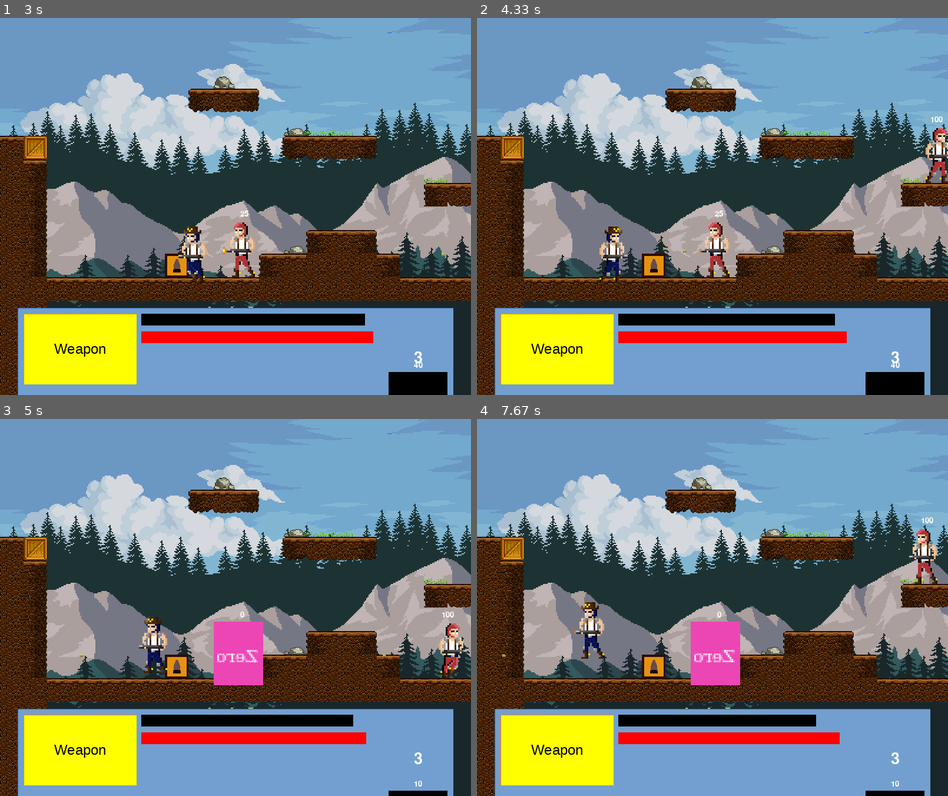
Above: before the commit, frames 1-4 (two rows, left to right).
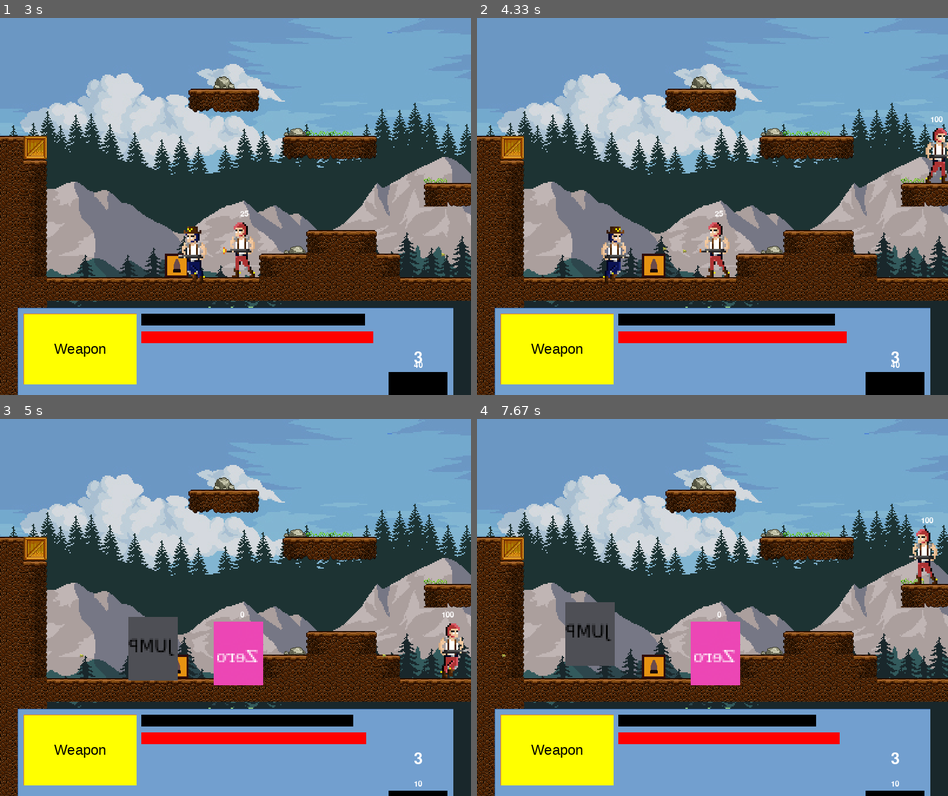
Above: after the commit, the same moments.

Repository: DevsInTheShed/pyGameJam2021
Game: pygame game, started from main.py
The game is run twice, just before and just after one commit, with the same random seed, the same clock (stepped at 60 frames per second) and the same inputs.
Inputs (mouse positions are in pixels of both pictures, inside the frame that each line leads up to):
- Up to frame 1 (3 s): click (235, 217) at 0.38 s; click (334, 289) at 0.72 s; tap Space at 1, 1.4, 1.7, 1.9, 2.23, 2.53, 2.73 s; hold Right 1.33-1.8 s; hold Up 1.83-2.13 s; tap V at 1.98 s; hold Right 2.17-2.63 s; hold Left from 2.67 s (still down)
- Up to frame 2 (4.33 s): tap Space at 3.03, 3.3, 3.6, 3.73, 4.13 s; release Left at 3.2 s; hold Left 3.23-3.63 s; tap V at 3.38 s; hold Up 3.67-4.03 s; hold Right from 4.07 s (still down)
- Up to frame 3 (5 s): tap Space at 4.43, 4.8 s; release Right at 4.7 s; hold Left from 4.73 s (still down); tap V at 4.88 s
- Up to frame 4 (7.67 s): tap Space at 5.1, 5.3, 5.6, 5.8, 6.13, 6.43, 6.63, 6.93, 7.2, 7.5, 7.63 s; release Left at 5.2 s; hold Right 5.23-5.7 s; hold Up 5.73-6.03 s; hold Right 6.07-6.53 s; tap V at 6.22 s; hold Left 6.57-7.1 s; hold Left 7.13-7.53 s; hold Up from 7.57 s (still down)

Frame 1 is identical in both runs. In frame 2, 0.4% of the frame differs, in the area x 26-33%, y 55-71%; in frame 3, 1.8%, in the area x 27-38%, y 52-70%; in frame 4, 1.8%.

Commit message:
fix: add fly anim

Diff:
--- a/game/character.py
+++ b/game/character.py
@@ -61,6 +61,7 @@
             self.state[pygame.K_UP] = False
             self.in_air = True
 
+
         self.velocity_y += GRAVITY
         if self.velocity_y > 10:
             self.velocity_y = 10
--- a/game/player.py
+++ b/game/player.py
@@ -44,6 +44,7 @@
         if self.state[pygame.K_v] and self.fuel > 0:
             self.fuel -= .5
             self.velocity_y = -5
+            self.in_air = True
 
         #handle screen scroll on player
         if (self.rect.right > SCREEN.width - ScrollThreashold and scroll < (length * TileSize) - SCREEN.width) \
@@ -57,14 +58,15 @@
         self.update()
 
         if self.alive:
-            if self.state[pygame.K_v]:
-                self.update_action(self.actions.fly)
+
             if self.state[pygame.K_SPACE]:
                 self.update_action(self.actions.shoot)
                 self.shoot()
 
-            elif self.in_air:
+            if self.in_air and not (self.action == self.actions.fly):
                 self.update_action(self.actions.jump)
+            elif self.in_air and (self.action == self.actions.fly):
+                self.update_action(self.actions.fly)
             elif self.state[pygame.K_LEFT] or self.state[pygame.K_RIGHT]:
                 self.update_action(self.actions.run)
             else:
